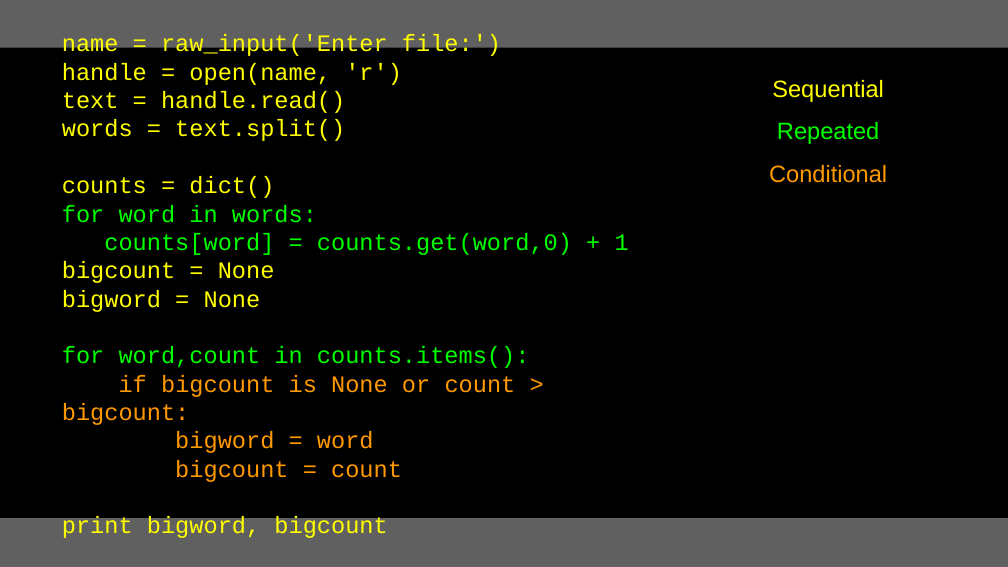
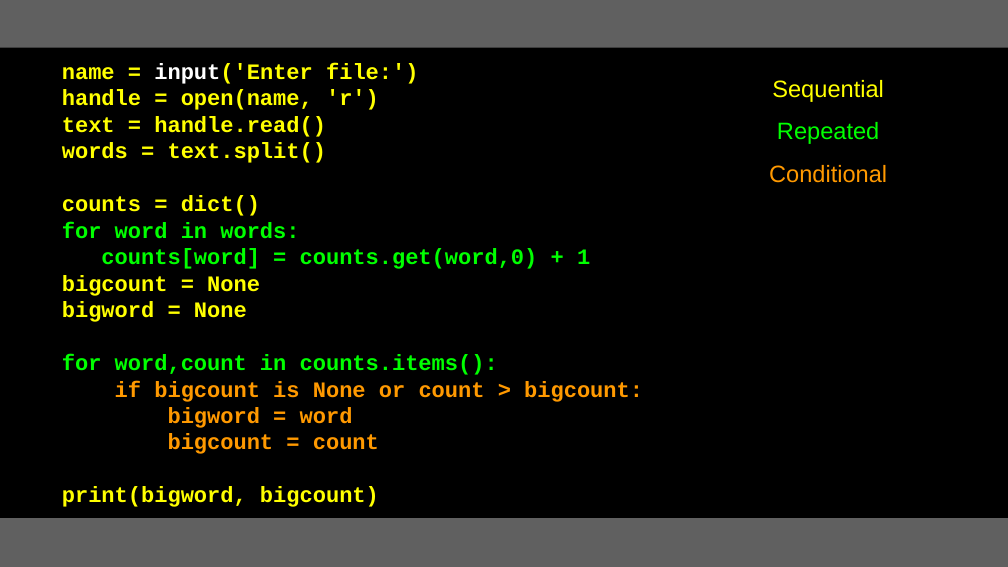
Before and after one commit to csev/py4e, a slide deck: slide 42 of lectures3/Pythonlearn-01-Intro.pptx (slide 43 before the commit). Drawn at 1008x567 pixels with LibreOffice and Linux fonts; fonts in the diff are those of the drawing. Boxes give left, top, right and bottom in pixels: in the first picture for what was removed or moved away, otherwise in the second. Text is boxed around its words. In the diff, an @@ line names an element or a change of style, - is before the commit and + after.

```diff
--- a/lectures3/Pythonlearn-01-Intro.pptx
+++ b/lectures3/Pythonlearn-01-Intro.pptx
@@ text "name = input('Enter file:')" moved from (x1=62, y1=34, x2=629, y2=538) to (x1=62, y1=63, x2=643, y2=507) @@
@@ text at (x1=62, y1=63, x2=418, y2=84): text changed; size 30 to 28 pt; bold on @@
-name = raw_input('Enter file:')
+name = input('Enter file:')
@@ text at (x1=62, y1=89, x2=643, y2=454): size 30 to 28 pt, bold on in "handle = open(name, 'r')", "text = handle.read()", "words = text.split()", "counts = dict()" and 8 more places @@
@@ text at (x1=62, y1=487, x2=379, y2=507): text changed; size 30 to 28 pt; bold on @@
-print bigword, bigcount
+print(bigword, bigcount)
```
Also in this commit, not shown: 7 other slides changed, 1 slide removed.
